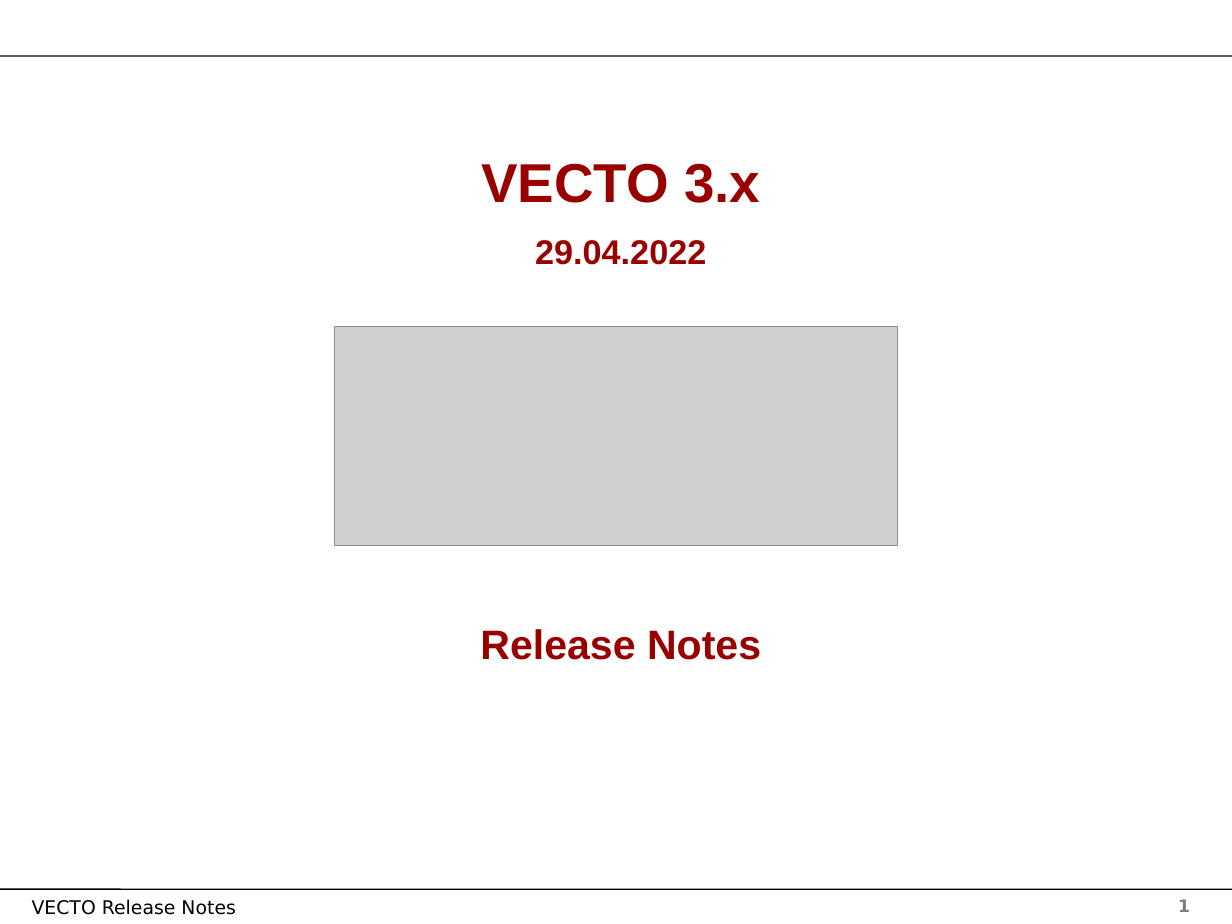
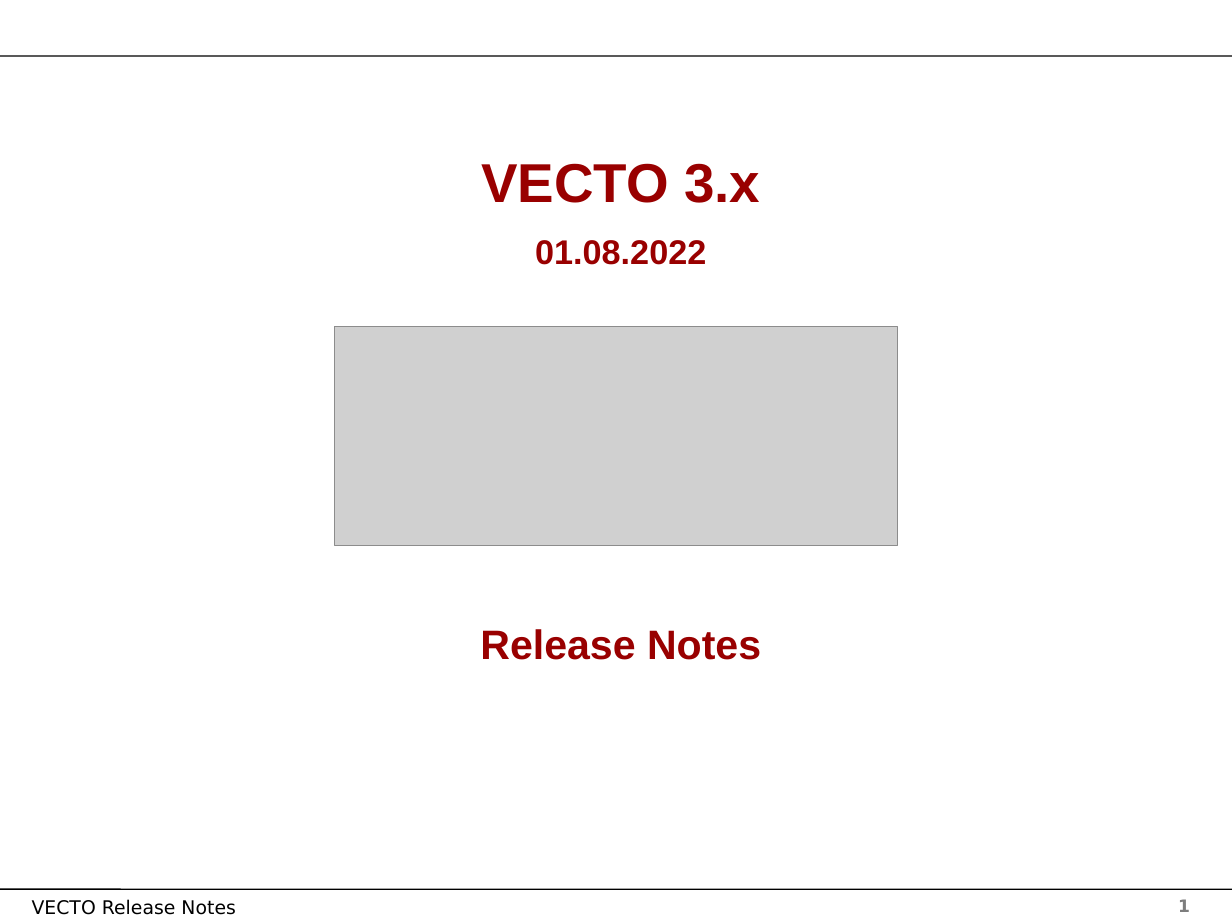
Before and after one commit to mohgsaad-art/VECTO, a slide deck: slide 1 of Documentation/User Manual Source/Release Notes Vecto3.x.pptx. Drawn at 1232x924 pixels with LibreOffice and Linux fonts; fonts in the diff are those of the drawing; grey boxes stand for pictures; background and template pictures are left out. Boxes give left, top, right and bottom in pixels: in the first picture for what was removed or moved away, otherwise in the second. Text is boxed around its words. In the diff, an @@ line names an element or a change of style, - is before the commit and + after.

```diff
--- a/Documentation/User Manual Source/Release Notes Vecto3.x.pptx
+++ b/Documentation/User Manual Source/Release Notes Vecto3.x.pptx
@@ text at [535, 240, 706, 265]: text changed @@
-29.04.2022
+01.08.2022
```
Also in this commit, not shown: 1 slide added, 2 other files.
